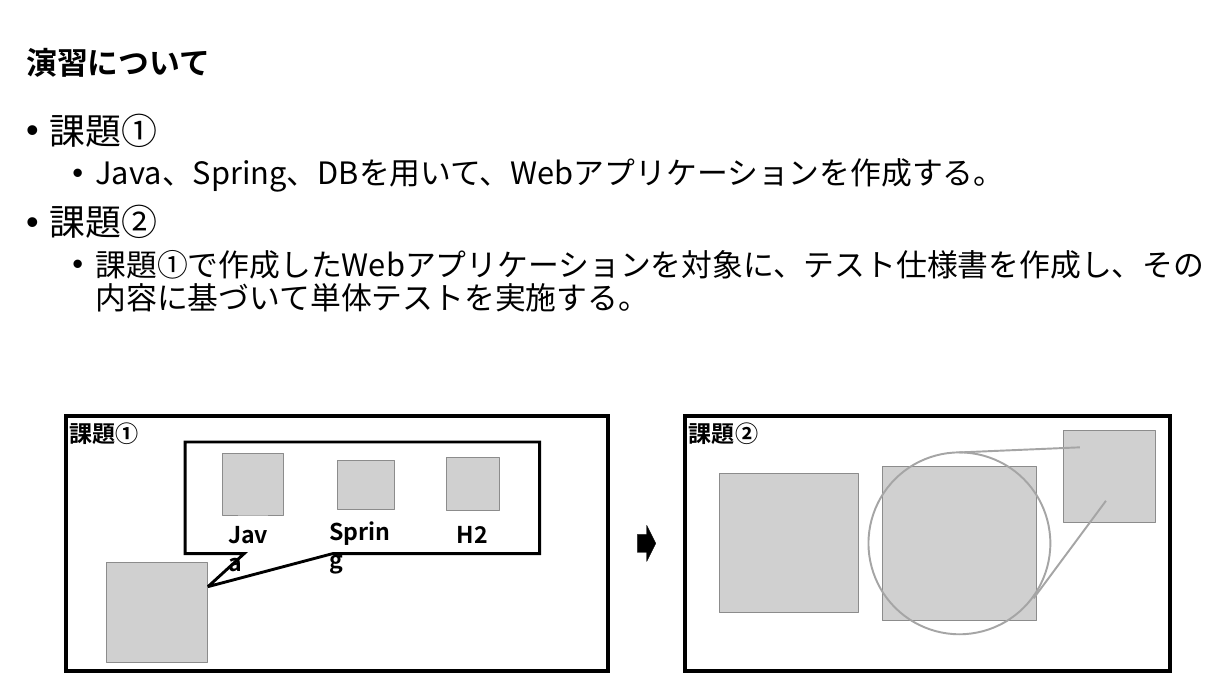
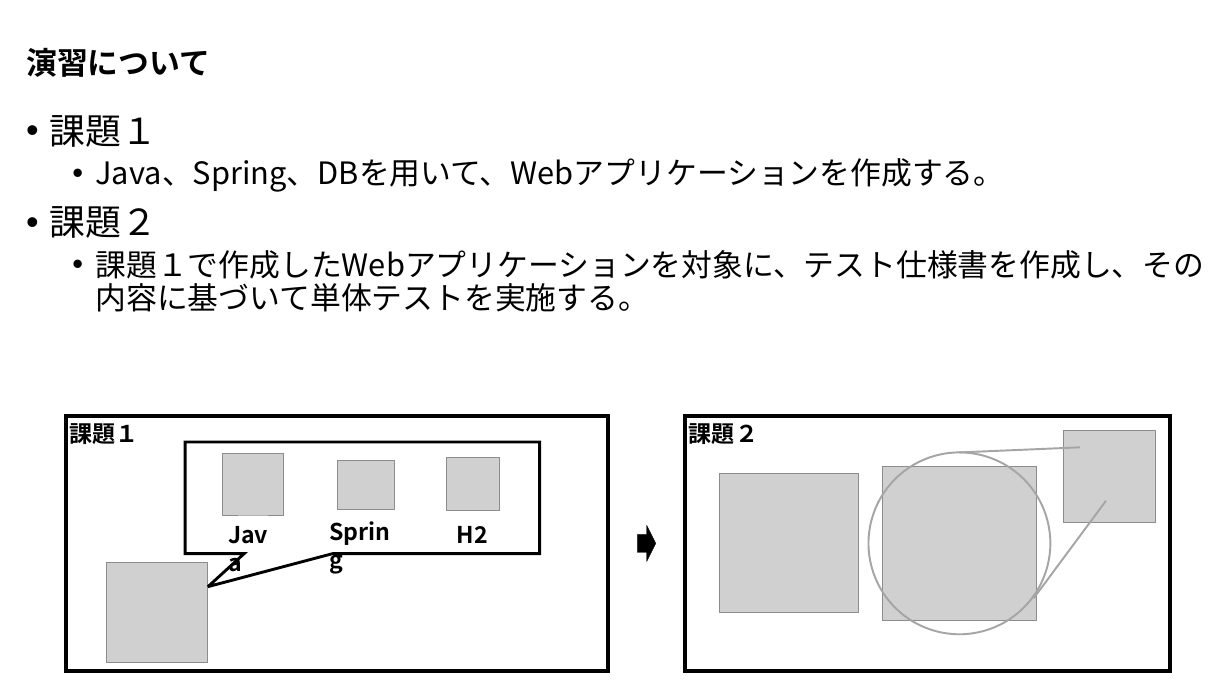
Before and after one commit to nishida2073/ai_navive, a slide deck: slide 3 of 00_オリエンテーション/【AI Native研修-バイブコーディング】研修の概要.pptx. Drawn at 1232x693 pixels with LibreOffice and Linux fonts; fonts in the diff are those of the drawing; grey boxes stand for pictures. Boxes give left, top, right and bottom in pixels: in the first picture for what was removed or moved away, otherwise in the second. Text is boxed around its words. In the diff, an @@ line names an element or a change of style, - is before the commit and + after.

Commit message:
dmd

```diff
--- a/00_オリエンテーション/【AI Native研修-バイブコーディング】研修の概要.pptx
+++ b/00_オリエンテーション/【AI Native研修-バイブコーディング】研修の概要.pptx
@@ text at (x1=49, y1=115, x2=157, y2=147): text changed @@
-• 課題①
+• 課題１
@@ text at (x1=49, y1=206, x2=1205, y2=312): text changed @@
-• 課題②
-  • 課題①で作成したWebアプリケーションを対象に、テスト仕様書を作成し、その内容に基づいて単体テストを実施する。
+• 課題２
+  • 課題１で作成したWebアプリケーションを対象に、テスト仕様書を作成し、その内容に基づいて単体テストを実施する。
@@ text in rectangle at (x1=70, y1=423, x2=139, y2=444): text changed @@
-課題①
+課題１
@@ text in rectangle at (x1=689, y1=423, x2=758, y2=444): text changed @@
-課題②
+課題２
```
